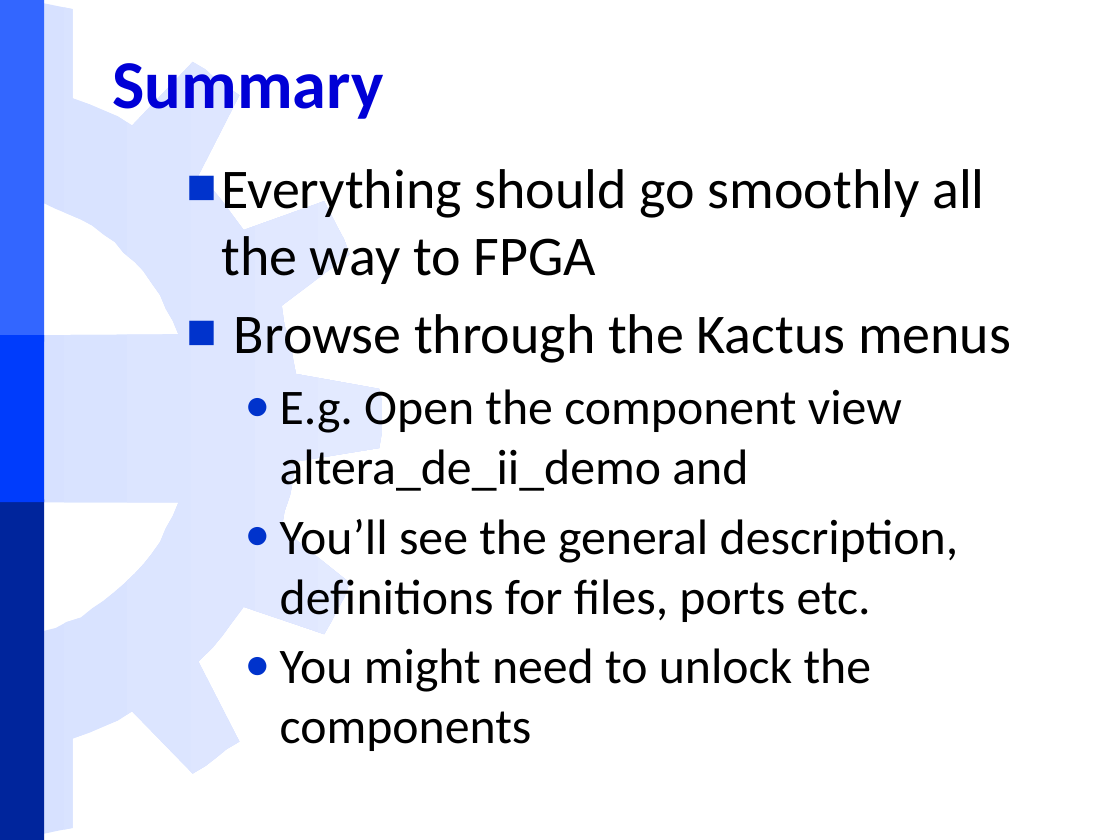
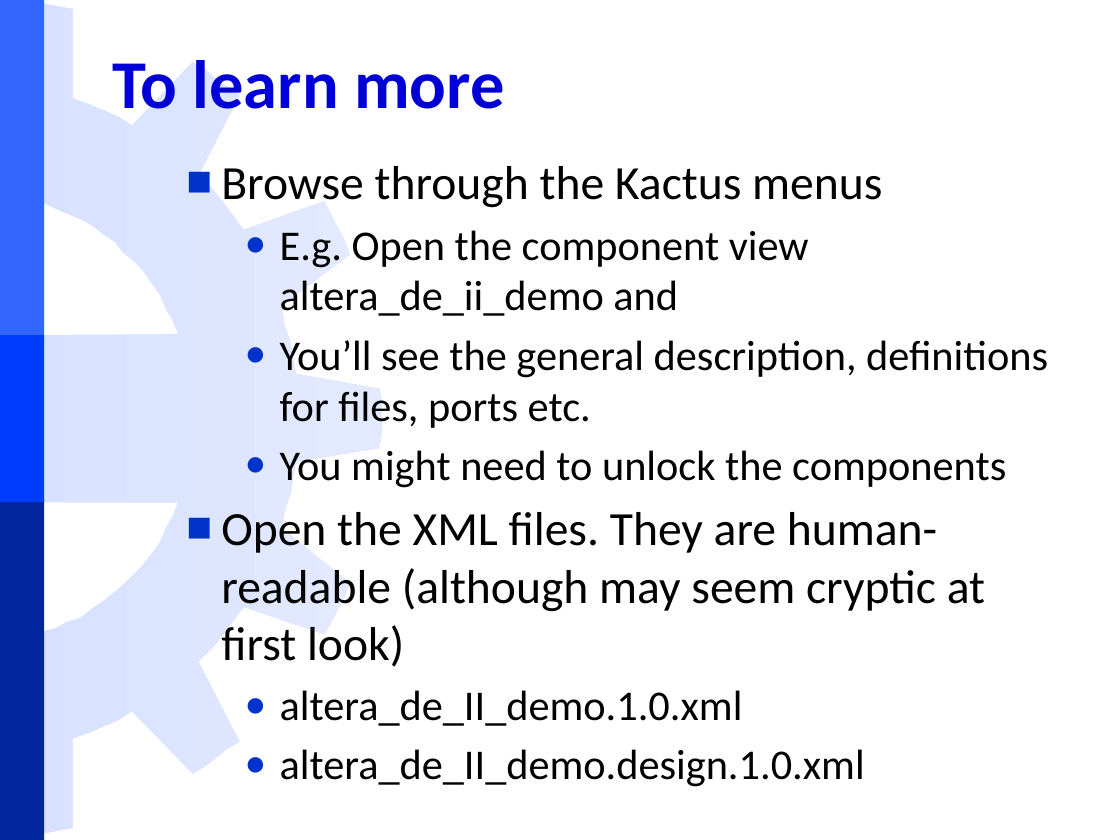
Before and after one commit to freecores/funbase_ip_library, a slide deck: slide 9 of TUT/soc/altera_de_II_demo/1.0/doc/Altera DE 2 demo instructions for Kactus 2.pptx (slide 8 before the commit). Drawn at 1120x840 pixels with LibreOffice and Linux fonts; fonts in the diff are those of the drawing; background and template pictures are left out. Boxes give left, top, right and bottom in pixels: in the first picture for what was removed or moved away, otherwise in the second. Text is boxed around its words. In the diff, an @@ line names an element or a change of style, - is before the commit and + after.

```diff
--- a/TUT/soc/altera_de_II_demo/1.0/doc/Altera DE 2 demo instructions for Kactus 2.pptx
+++ b/TUT/soc/altera_de_II_demo/1.0/doc/Altera DE 2 demo instructions for Kactus 2.pptx
@@ title at (113,60,504,109): text changed @@
-Summary
+To learn more
@@ text at (221,169,984,284): paragraph removed @@
-■ Everything should go smoothly all the way to FPGA
@@ text at (221,166,1048,488): size 36 to 30.6 pt in "Browse through the Kactus menus"; size 32 to 27.2 pt in "E.g. Open the component view altera_de_ii_demo and", "You’ll see the general description, definitions for ...", "You might need to unlock the components"; less space between paragraphs @@
@@ text at (221,512,985,787): paragraphs added @@
+■ Open the XML files. They are human-readable (although may seem cryptic at first look)
+  ● altera_de_II_demo.1.0.xml
+  ● altera_de_II_demo.design.1.0.xml
```
Also in this commit, not shown: 1 other slide changed, 1 slide added.
